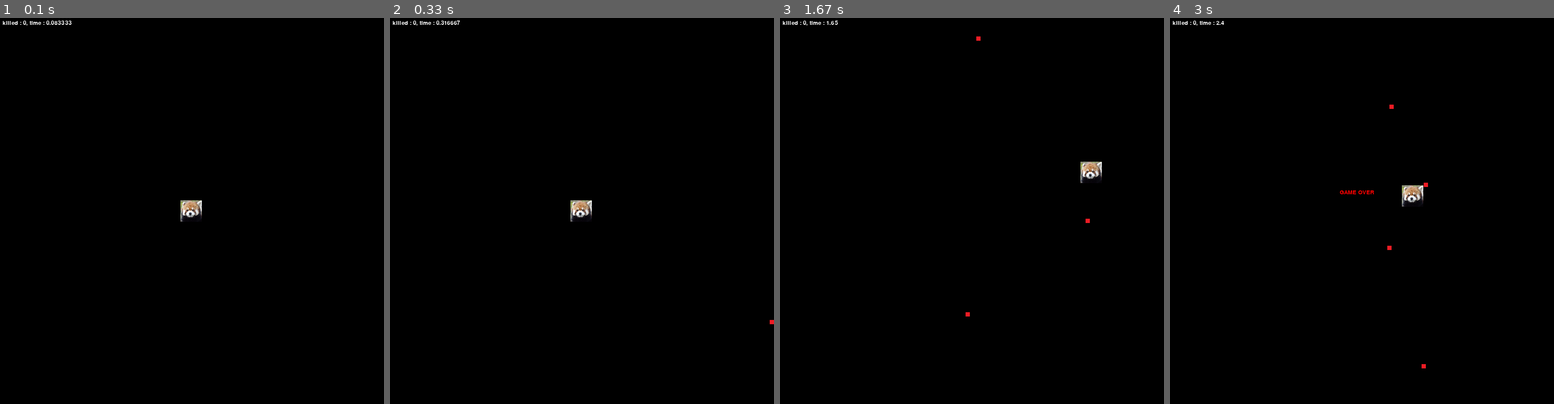
Above: before the commit, frames 1-4 (left to right).
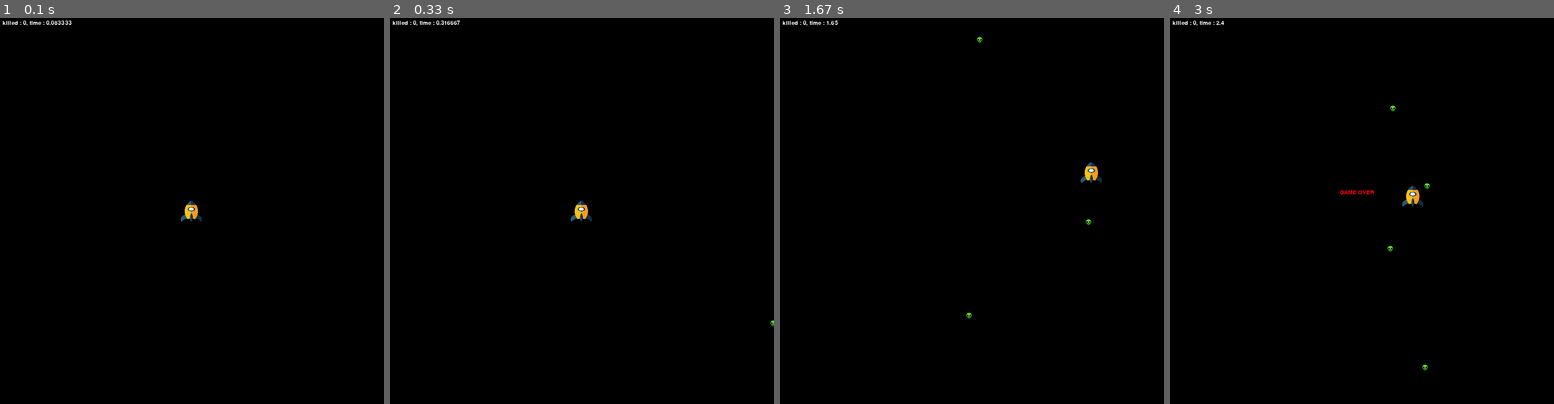
Above: after the commit, the same moments.

Repository: jeno0228/Git_Team
Game: pygame game, started from code/pygame_test.py
The game is run twice, just before and just after one commit, with the same random seed, the same clock (stepped at 60 frames per second) and the same inputs.
Inputs:
- Up to frame 1 (0.1 s): no input
- Up to frame 2 (0.33 s): no input
- Up to frame 3 (1.67 s): hold Right 0.33-0.8 s; hold Up 0.83-1.13 s; hold Right 1.17-1.63 s
- Up to frame 4 (3 s): hold Left 1.67-2.2 s; hold Down 2.23-2.53 s

The runs differ from the first frame. In frame 1, 0.3% of the frame differs, in the area x 46-53%, y 47-53%; in frame 2, 0.3%; in frame 3, 0.3%; in frame 4, 0.4%, in the area x 56-68%, y 22-92%.

Commit message:
spaceship, alien image

Diff:
--- a/code/pygame_test.py
+++ b/code/pygame_test.py
@@ -40,7 +40,7 @@
     return False
 
 panda = obj()
-panda.put_img("code/lesserpanda.jpg")
+panda.put_img("ss.png")
 panda.change_size(50,50)
 bullets = []
 enemies = []
@@ -67,7 +67,7 @@
 shooting = False
 color = (0,0,0)
 killed = 0
-font = pygame.font.Font("code/bold_pw.ttf",20)
+font = pygame.font.Font("bold_pw.ttf",20)
 
 start_time = datetime.now()
 SB = 0
@@ -135,8 +135,8 @@
 
     if random.random() > 0.98:
         enemy = obj()
-        enemy.put_img("code/enemy.jpg")
-        enemy.change_size(10,10)
+        enemy.put_img("aa.png")
+        enemy.change_size(15,15)
         enemy.x, enemy.y = random.choice(spawn)
         enemy.mv = 4
         enemies.append(enemy)
Binary file added: code/aa.png
Binary file added: code/ss.png
